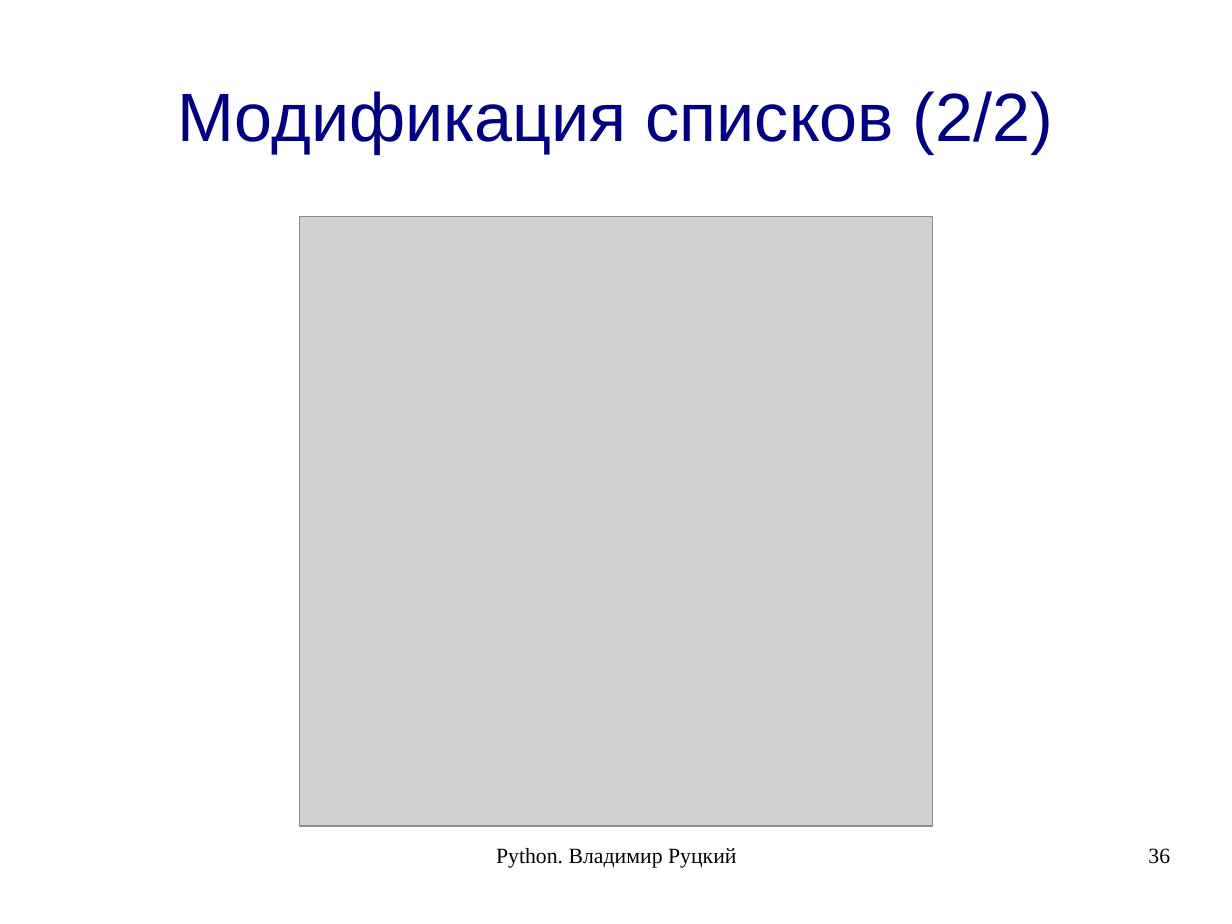
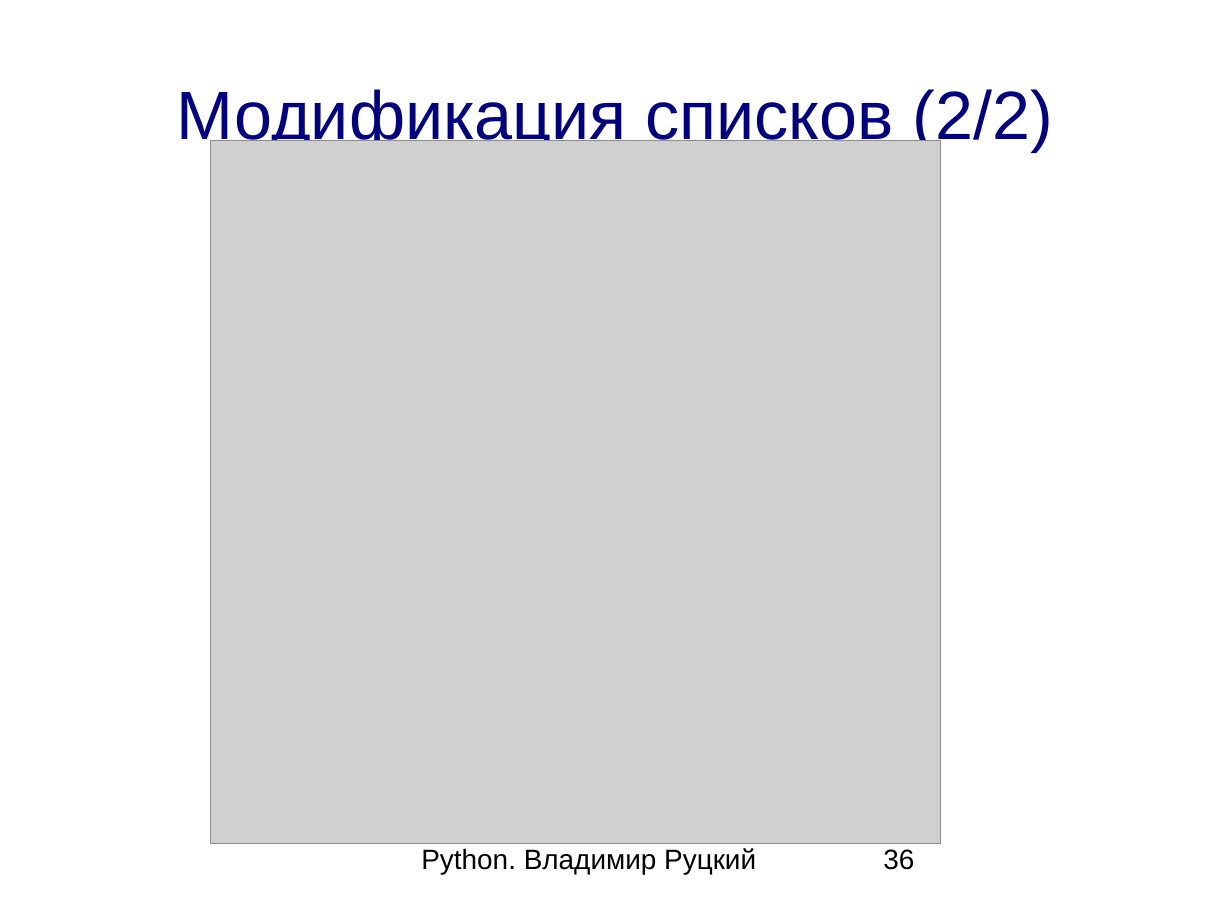
Before and after one commit to rutsky/python-course, a slide deck: slide 36 of 00_introduction.odp. Drawn at 1232x924 pixels with LibreOffice and Linux fonts; fonts in the diff are those of the drawing; grey boxes stand for pictures. Boxes give left, top, right and bottom in pixels: in the first picture for what was removed or moved away, otherwise in the second. Text is boxed around its words. In the diff, an @@ line names an element or a change of style, - is before the commit and + after.

Commit message:
Resize some of slides

```diff
--- a/00_introduction.odp
+++ b/00_introduction.odp
@@ title "Модификация списков (2/2)" at [177,89,1053,151]: line spacing 1 to 0.93 @@
@@ picture: place and size @@
-picture at [300,216,932,826]
+picture at [211,140,941,843]
@@ text "Python. Владимир Руцкий" at [421,848,756,874]: size 14 to 18 pt, font Times New Roman to Arial; alignment centre to left; line spacing 1 to 0.93 @@
@@ page number at [883,849,914,870]: size 14 to 18 pt, font Times New Roman to Arial; alignment right to left; line spacing 1 to 0.93 @@
```
Also in this commit, not shown: 47 other slides changed.
